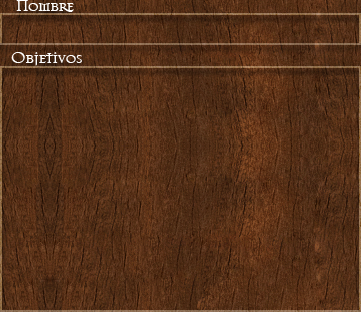
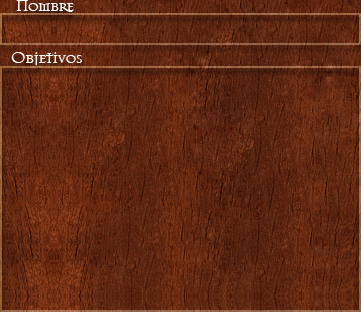
The second w=361, h=312 image is a revision of the first. Changes to its layers:
added layer "Capa 2" above "Capa 1" over [0, 0, 361, 312]
